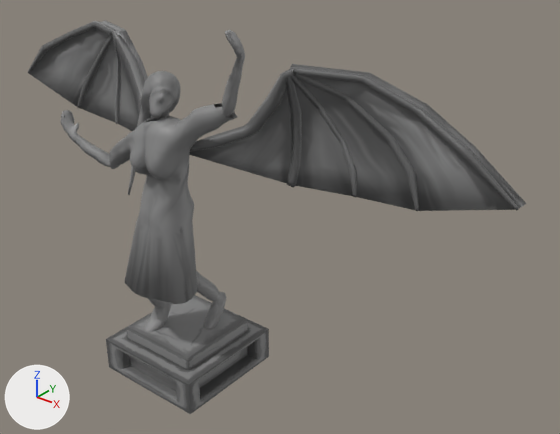
Renders of the OBJ model MagaraJam/Assets/Meshes/Statues/Angel_Praise.obj from each side of a commit.
Camera for both pictures: a 50 mm camera at (31.7, -29.9, 31.8) aimed at (4.6, 4.0, 10.8). The axes (+X, +Y, +Z) are drawn at lower left. The lights are the same throughout. Where no turn or scale is listed for an object, it has been applied to the vertices.

The first picture shows 'Statue_Stand.004'.
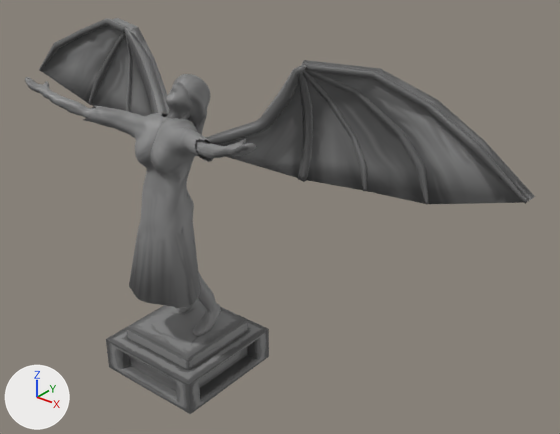
Pixel boxes (x1, y1, x2, y2) of what changed, in the pictures (560 x 434 px; the box of a moved part takes in the faces that stretch with it):
'Statue_Stand.004', reshaped: before (28, 20, 526, 414); after (25, 18, 535, 414)
part 1 of me_statue_stand_004, moved or reshaped: before (128, 71, 181, 195); after (172, 74, 210, 135)
part 2 of me_statue_stand_004, moved or reshaped: before (189, 64, 526, 211); after (205, 60, 535, 204)
part 3 of me_statue_stand_004, moved or reshaped: before (29, 20, 148, 131); after (41, 18, 169, 116)
part 4 of me_statue_stand_004, moved or reshaped: before (190, 68, 519, 211); after (206, 64, 528, 205)
part 5 of me_statue_stand_004, moved or reshaped: before (28, 21, 153, 124); after (39, 18, 167, 114)
part 6 of me_statue_stand_004, moved or reshaped: before (61, 30, 245, 332); after (25, 77, 256, 336)

Patch to the scene script:
```diff
--- a/MagaraJam/Assets/Meshes/Statues/Angel_Praise.obj.py
+++ b/MagaraJam/Assets/Meshes/Statues/Angel_Praise.obj.py
@@ me_statue_stand_004 @@
 # used by ob_statue_stand_004; location = (0.0, 0.0, 0.0)
-me_statue_stand_004.from_pydata(...)  # 7547 vertices, 7454 faces, 6 loose edges; spans x -19.7..19.7, y -3.8..5.0, z 0.0..23.3
+me_statue_stand_004.from_pydata(...)  # 7547 vertices, 7454 faces, 6 loose edges; spans x -19.7..19.7, y -4.4..6.0, z 0.0..21.1
+# me_statue_stand_004 part 1: the loose piece of 627 vertices spanning x -1.9..0.9, y -2.6..0.6, z 12.5..20.1 is multiplied about its middle by the matrix ((0.529, 0.809, -0.258), (-0.698, 0.587, 0.409), (0.482, -0.036, 0.875)), then moved by (0.7, 1.1, -0.4)
+# me_statue_stand_004 part 2: the loose piece of 42 vertices spanning x 0.5..19.7, y -0.9..5.0, z 13.7..21.1 is moved by (0.0, 1.0, 0.0)
+# me_statue_stand_004 part 3: the loose piece of 42 vertices spanning x -19.7..-0.5, y -0.9..5.0, z 13.7..21.1 is moved by (0.0, 1.0, 0.0)
+# me_statue_stand_004 part 4: the loose piece of 599 vertices spanning x 0.8..19.6, y -1.0..4.5, z 13.7..21.1 is moved by (0.0, 1.0, 0.0)
+# me_statue_stand_004 part 5: the loose piece of 599 vertices spanning x -19.6..-0.8, y -1.0..4.5, z 13.7..21.1 is moved by (0.0, 1.0, 0.0)
+# me_statue_stand_004 part 6: 5339 of 7547 vertices moved; they spanned x -8.1..6.2, y -3.8..2.2, z 2.9..23.3 and now span x -9.6..9.4, y -4.4..2.5, z 3.0..19.6; mean shift (0.0, 0.2, -0.1); largest move (5.2, -0.8, 23.3) -> (9.4, -3.8, 18.9)
 me_statue_stand_004.materials.append(mat_statue_004)
```
